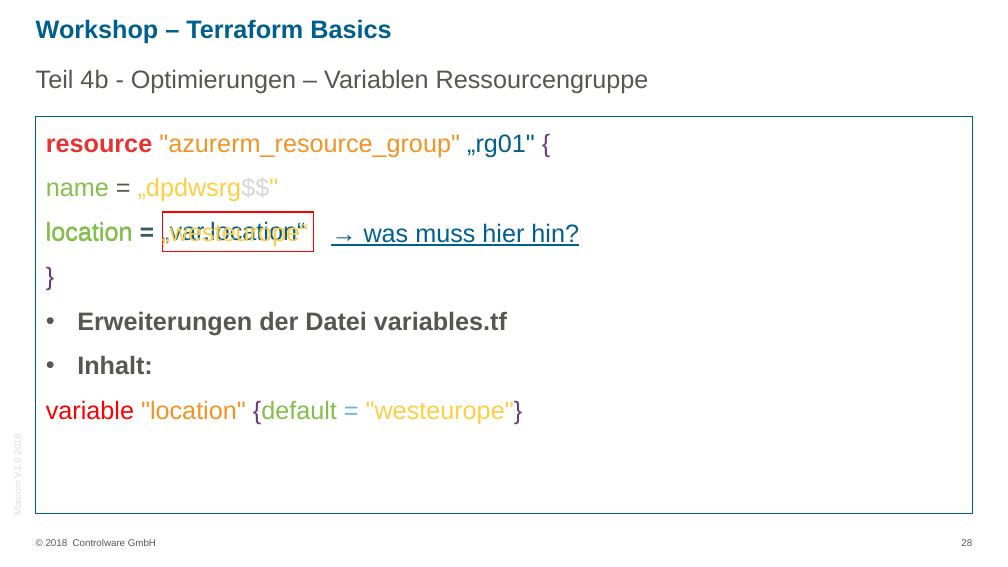
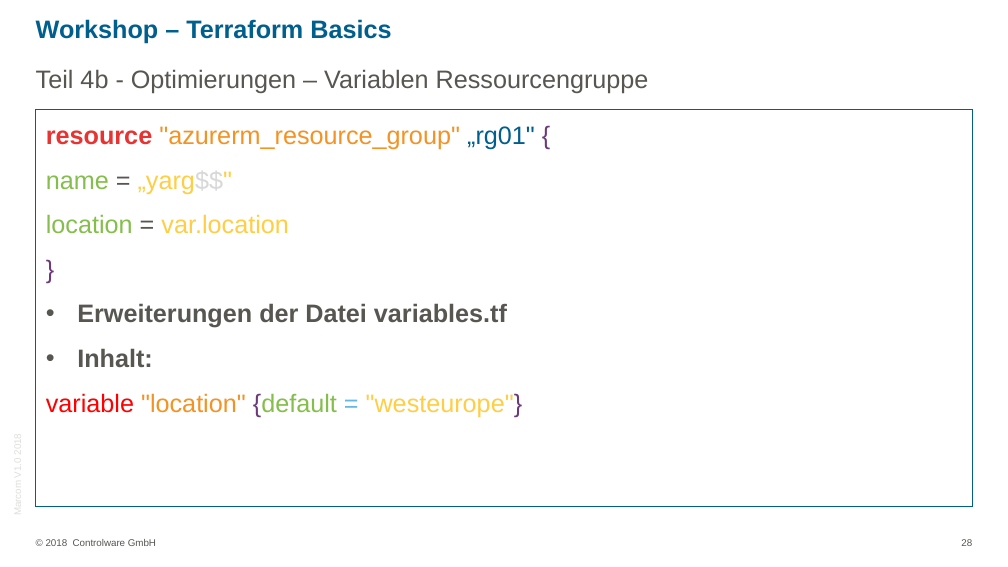
Before and after one commit to rscheder/workshops, a slide deck: slide 28 of tf/ppt/Workshop_Terraform_Basic.pptx. Drawn at 1008x567 pixels with LibreOffice and Linux fonts; fonts in the diff are those of the drawing; background and template pictures are left out. Boxes give left, top, right and bottom in pixels: in the first picture for what was removed or moved away, otherwise in the second. Text is boxed around its words. In the diff, an @@ line names an element or a change of style, - is before the commit and + after.

```diff
--- a/tf/ppt/Workshop_Terraform_Basic.pptx
+++ b/tf/ppt/Workshop_Terraform_Basic.pptx
@@ text "resource "azurerm_resource_group" „rg01" {": place and size @@
-text "resource "azurerm_resource_group" „rg01" {" at box(35, 117, 972, 514)
+text "resource "azurerm_resource_group" „rg01" {" at box(35, 110, 972, 507)
@@ text at box(46, 171, 288, 234): text changed @@
-name = „dpdwsrg$$"
-location = „westeurope“
+name = „yarg$$"
+location = var.location
@@ text removed at box(46, 220, 305, 246) @@
-location = „var.location“
@@ rectangle removed at box(162, 212, 313, 251) @@
@@ text removed at box(364, 223, 579, 246) @@
-→ was muss hier hin?
```
Also in this commit, not shown: 4 other slides changed, 3 other files.
